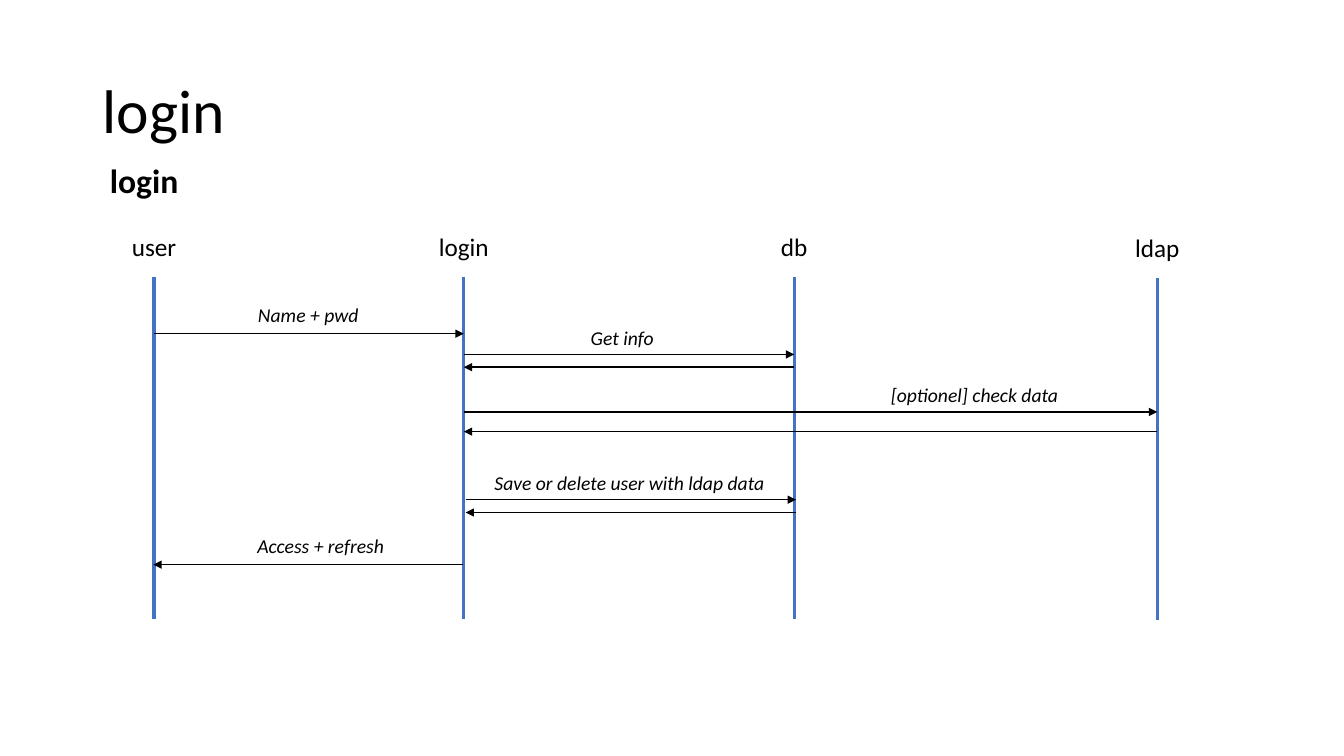
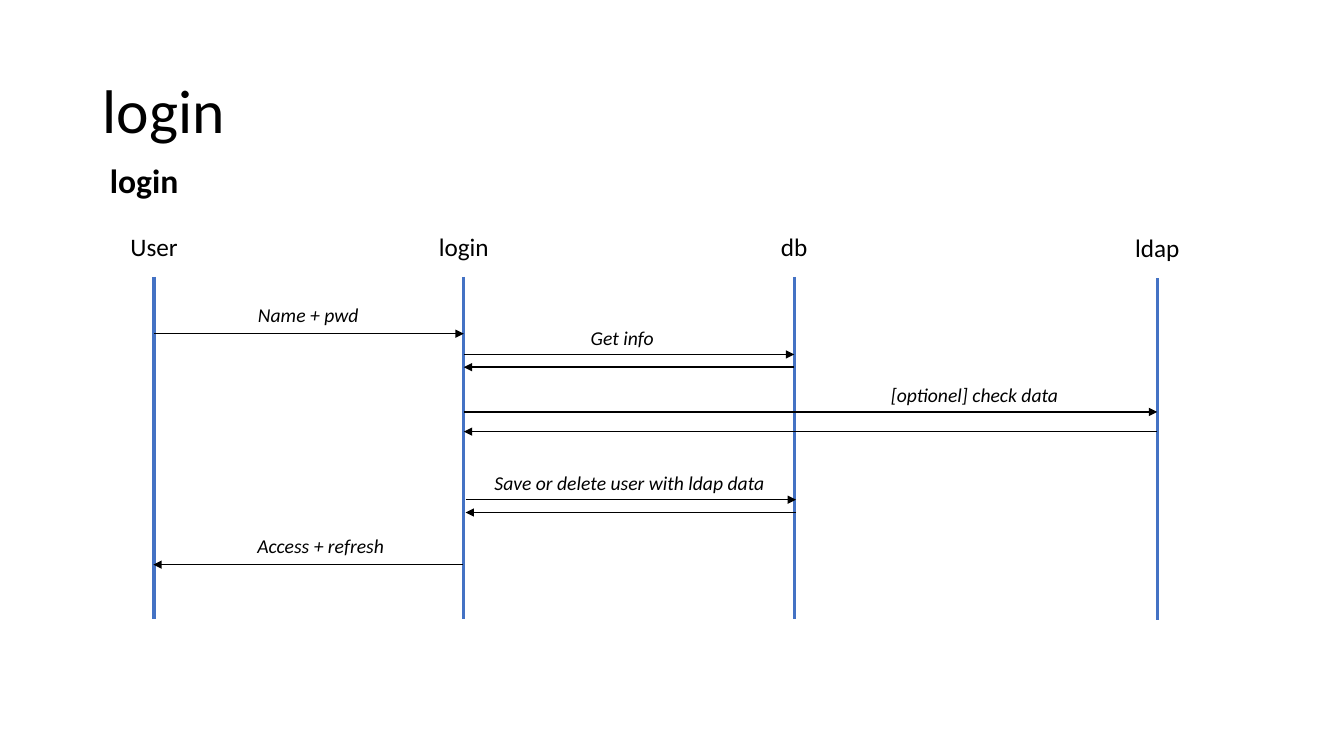
Before and after one commit to AntaresSimulatorTeam/AntaREST, a slide deck: slide 5 of docs/draft/login.pptx. Drawn at 1344x756 pixels with LibreOffice and Linux fonts; fonts in the diff are those of the drawing. Boxes give left, top, right and bottom in pixels: in the first picture for what was removed or moved away, otherwise in the second. Text is boxed around its words. In the diff, an @@ line names an element or a change of style, - is before the commit and + after.

Commit message:
Issue 229 setup token api (#310)
* refactor user model to be a child of Identity. Role is linked to Identity.

* setup bot repository

* WIP bot service implementation

* refactor login service with bot

* add bots endpoint

* fix mypy

* refactor JWTUser : remove name, add impersonator and type attributes. Revoke JWT if bot not in database. WIP: refactor study service to use impersonator attributes rather than id.

* use impersonator rather than id as owner identity

* create an hierarchy between roles. refactor create bot acceptance rules.

* refactor BotCreateDTO. add openapi spec

```diff
--- a/docs/draft/login.pptx
+++ b/docs/draft/login.pptx
@@ text at box(130, 239, 177, 257): text changed @@
-user
+User
```
Also in this commit, not shown: 3 other slides changed, 21 other files.
